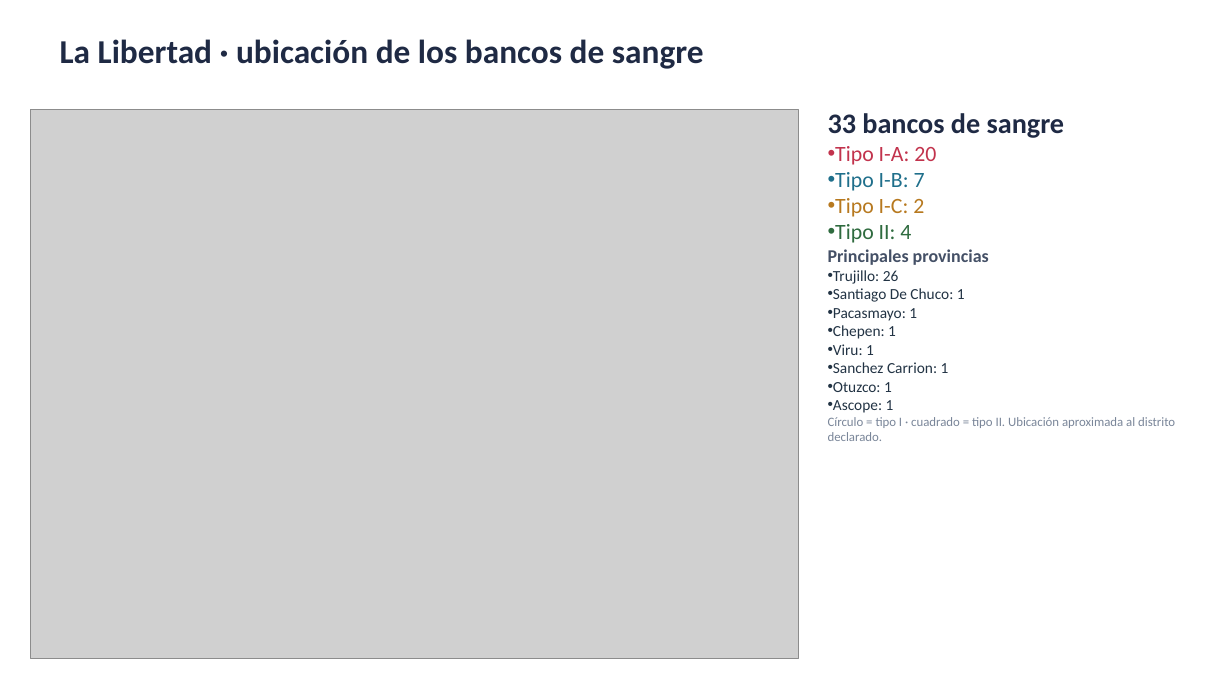
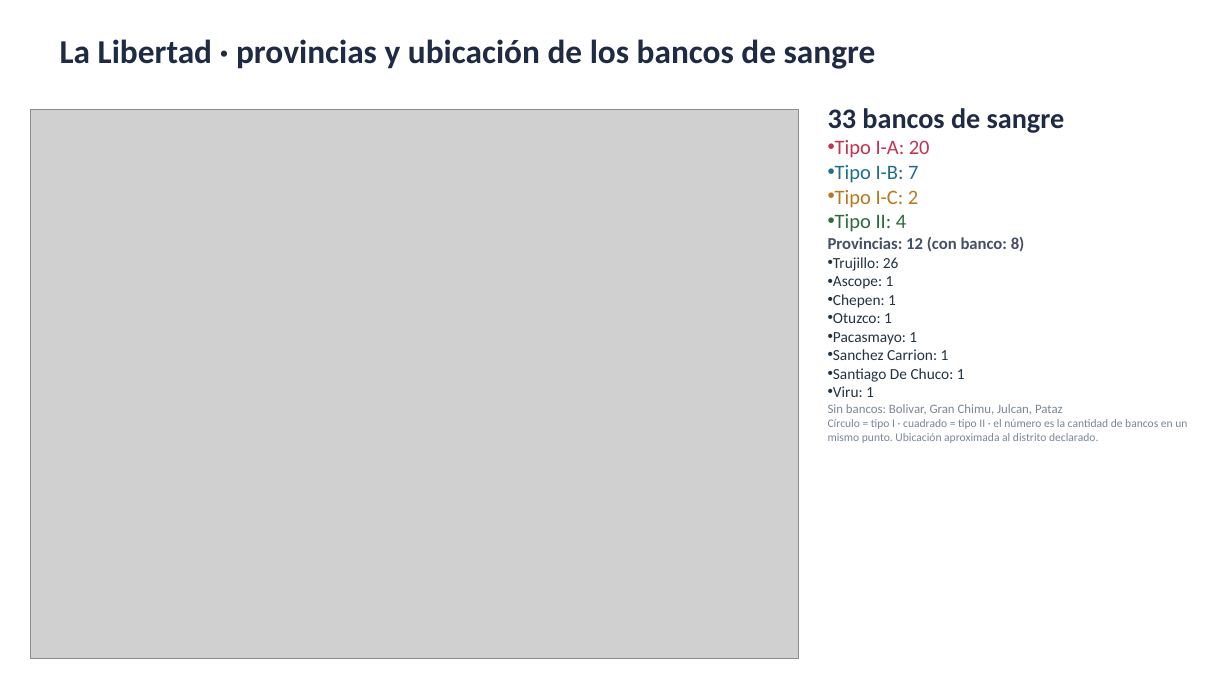
Before and after one commit to rojasarca-code/geolocalizacion-bancos-sangre-diban, a slide deck: slide 17 of datos/Bancos_de_sangre_por_region.pptx. Drawn at 1232x693 pixels with LibreOffice and Linux fonts; fonts in the diff are those of the drawing; grey boxes stand for pictures. Boxes give left, top, right and bottom in pixels: in the first picture for what was removed or moved away, otherwise in the second. Text is boxed around its words. In the diff, an @@ line names an element or a change of style, - is before the commit and + after.

```diff
--- a/datos/Bancos_de_sangre_por_region.pptx
+++ b/datos/Bancos_de_sangre_por_region.pptx
@@ text at (60, 39, 876, 69): text changed @@
-La Libertad · ubicación de los bancos de sangre
+La Libertad · provincias y ubicación de los bancos de sangre
@@ text at (835, 140, 930, 232): size 17 to 16 pt in "Tipo I-A: 20", "Tipo I-B: 7", "Tipo I-C: 2", "Tipo II: 4" @@
@@ text at (828, 237, 1025, 252): text changed; size 14 to 13 pt @@
-Principales provincias
+Provincias: 12 (con banco: 8)
@@ text at (833, 276, 949, 360): paragraphs added @@
+• Ascope: 1
+• Chepen: 1
+• Otuzco: 1
+• Pacasmayo: 1
+• Sanchez Carrion: 1
@@ text at (833, 308, 917, 339): paragraphs removed @@
-• Pacasmayo: 1
-• Chepen: 1
@@ text at (828, 404, 1187, 443): text changed; size 10 to 9 pt @@
-• Sanchez Carrion: 1
-• Otuzco: 1
-• Ascope: 1
-Círculo = tipo I · cuadrado = tipo II. Ubicación aproximada al distrito declarado.
+Sin bancos: Bolivar, Gran Chimu, Julcan, Pataz
+Círculo = tipo I · cuadrado = tipo II · el número es la cantidad de bancos en un mismo punto. Ubicación aproximada al distrito declarado.
```
Also in this commit, not shown: 24 other slides changed.
